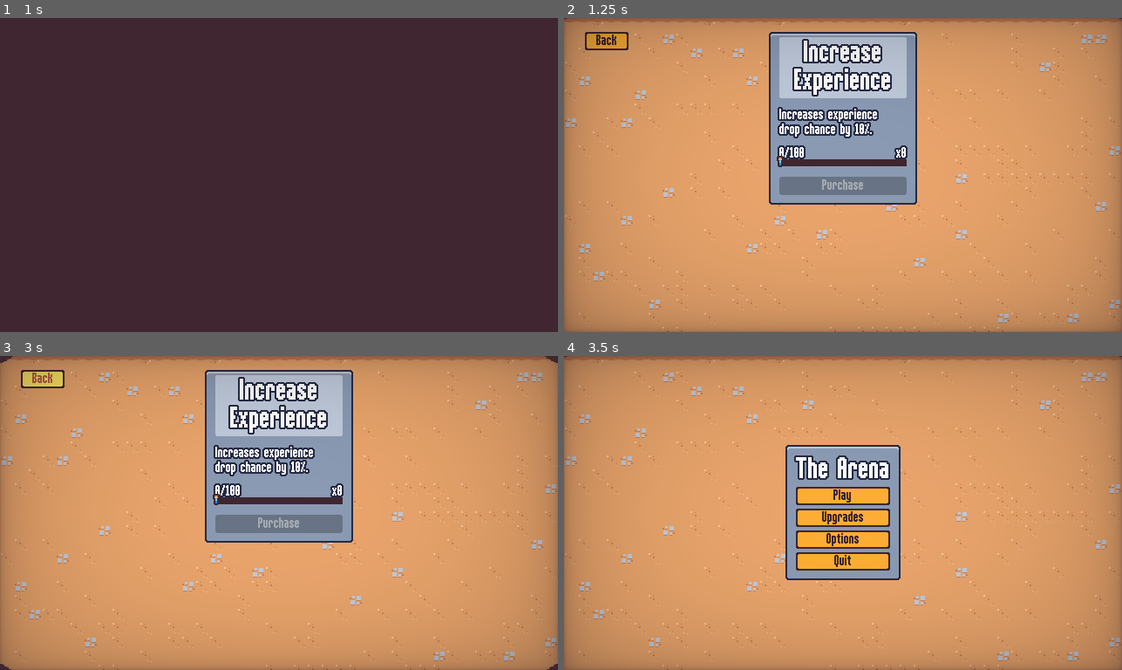
Above: before the commit, frames 1-4 (two rows, left to right).
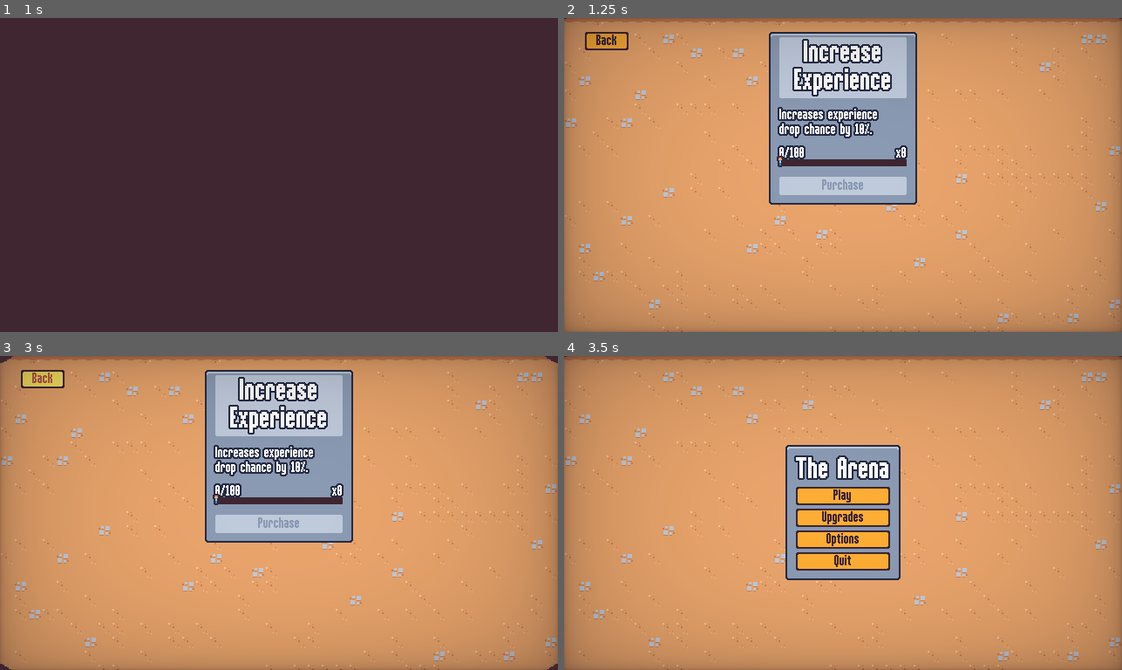
Above: after the commit, the same moments.

Repository: rafariossaa/godot_2d_survival_tutorial
Game: Godot game, scene res://scenes/ui/main_menu.tscn
The game is run twice, just before and just after one commit, with the same random seed, the same clock (stepped at 60 frames per second) and the same inputs.
Inputs (mouse positions are in pixels of both pictures, inside the frame that each line leads up to):
- Up to frame 1 (1 s): click "Upgrades" at 0.5 s
- Up to frame 2 (1.25 s): no input
- Up to frame 3 (3 s): move the mouse to (279, 456) at 1.27 s; press the mouse at (279, 456) at 1.28 s; hold Right (move_right) 1.28-2.03 s; tap Enter at 2 s; move the mouse to (167, 528) at 2.02 s; release the mouse at (167, 528) at 2.03 s; hold Down (move_down) 2.03-2.75 s; click (167, 528) at 2.1 s; click "Back" at 2.75 s
- Up to frame 4 (3.5 s): no input

Frame 1 is identical in both runs. In frame 2, 1.3% of the frame differs, in the area x 38-62%, y 50-57%; in frame 3, 1.3%; in frame 4, nothing differs.

Commit message:
Lesson 72- Adding a ScrollContainer to the meta upgrade screen

Diff:
--- a/resources/theme/theme.tres
+++ b/resources/theme/theme.tres
@@ -8,6 +8,14 @@
 content_margin_top = 4.0
 content_margin_right = 4.0
 content_margin_bottom = 4.0
+texture = ExtResource("1_1a6dm")
+texture_margin_left = 1.0
+texture_margin_top = 1.0
+texture_margin_right = 1.0
+texture_margin_bottom = 1.0
+region_rect = Rect2(18, 2, 12, 12)
+
+[sub_resource type="StyleBoxTexture" id="StyleBoxTexture_paof2"]
 texture = ExtResource("1_1a6dm")
 texture_margin_left = 1.0
 texture_margin_top = 1.0
@@ -81,6 +89,37 @@
 [sub_resource type="StyleBoxFlat" id="StyleBoxFlat_egbje"]
 bg_color = Color(0.247059, 0.14902, 0.192157, 1)
 
+[sub_resource type="StyleBoxFlat" id="StyleBoxFlat_kkgkq"]
+bg_color = Color(0.996078, 0.682353, 0.203922, 1)
+border_width_left = 2
+border_width_top = 2
+border_width_right = 2
+border_width_bottom = 2
+border_color = Color(0.8, 0.8, 0.8, 0)
+
+[sub_resource type="StyleBoxFlat" id="StyleBoxFlat_4bwhs"]
+bg_color = Color(0.996078, 0.682353, 0.203922, 1)
+border_width_left = 2
+border_width_top = 2
+border_width_right = 2
+border_width_bottom = 2
+border_color = Color(0.8, 0.8, 0.8, 0)
+
+[sub_resource type="StyleBoxFlat" id="StyleBoxFlat_sgpnk"]
+bg_color = Color(0.996078, 0.682353, 0.203922, 1)
+border_width_left = 2
+border_width_top = 2
+border_width_right = 2
+border_width_bottom = 2
+border_color = Color(0.8, 0.8, 0.8, 0)
+
+[sub_resource type="StyleBoxFlat" id="StyleBoxFlat_5iyce"]
+content_margin_left = 4.0
+content_margin_top = 0.0
+content_margin_right = 4.0
+content_margin_bottom = 0.0
+bg_color = Color(0.247059, 0.14902, 0.192157, 1)
+
 [resource]
 default_font = ExtResource("1_psfjp")
 default_font_size = 16
@@ -93,9 +132,11 @@
 BlueOutlineLabel/constants/shadow_offset_x = 0
 BlueOutlineLabel/constants/shadow_offset_y = 0
 Button/colors/font_color = Color(0.247059, 0.14902, 0.192157, 1)
+Button/colors/font_disabled_color = Color(0.545098, 0.607843, 0.705882, 1)
 Button/colors/font_focus_color = Color(0.247059, 0.14902, 0.192157, 1)
 Button/colors/font_hover_color = Color(0.741176, 0.360784, 0.290196, 1)
 Button/colors/font_pressed_color = Color(0.247059, 0.14902, 0.192157, 1)
+Button/styles/disabled = SubResource("StyleBoxTexture_paof2")
 Button/styles/focus = SubResource("StyleBoxEmpty_jopb3")
 Button/styles/hover = SubResource("StyleBoxTexture_k5lut")
 Button/styles/normal = SubResource("StyleBoxTexture_yoj8y")
@@ -108,3 +149,7 @@
 Label/constants/line_spacing = 2
 PanelContainer/styles/panel = SubResource("StyleBoxTexture_di0xn")
 ProgressBar/styles/background = SubResource("StyleBoxFlat_egbje")
+VScrollBar/styles/grabber = SubResource("StyleBoxFlat_kkgkq")
+VScrollBar/styles/grabber_highlight = SubResource("StyleBoxFlat_4bwhs")
+VScrollBar/styles/grabber_pressed = SubResource("StyleBoxFlat_sgpnk")
+VScrollBar/styles/scroll = SubResource("StyleBoxFlat_5iyce")
--- a/scenes/ui/meta_menu.tscn
+++ b/scenes/ui/meta_menu.tscn
@@ -15,23 +15,40 @@
 format = 2
 layer_0/tile_data = PackedInt32Array(1572907, 0, 4, 1507371, 65536, 4, 1441835, 0, 4, 1376299, 0, 4, 1310763, 0, 4, 124 …(77901 unchanged characters)…
 
+[node name="ScrollContainer" type="ScrollContainer" parent="."]
+anchors_preset = 15
+anchor_right = 1.0
+anchor_bottom = 1.0
+grow_horizontal = 2
+grow_vertical = 2
+
+[node name="MarginContainer" type="MarginContainer" parent="ScrollContainer"]
+layout_mode = 2
+size_flags_horizontal = 3
+theme_override_constants/margin_left = 24
+theme_override_constants/margin_top = 16
+theme_override_constants/margin_right = 24
+theme_override_constants/margin_bottom = 16
+
+[node name="GridContainer" type="GridContainer" parent="ScrollContainer/MarginContainer"]
+unique_name_in_owner = true
+layout_mode = 2
+size_flags_horizontal = 6
+theme_override_constants/h_separation = 16
+theme_override_constants/v_separation = 16
+columns = 2
+
 [node name="MarginContainer" type="MarginContainer" parent="."]
 anchors_preset = 15
 anchor_right = 1.0
 anchor_bottom = 1.0
 grow_horizontal = 2
 grow_vertical = 2
+size_flags_horizontal = 3
 theme_override_constants/margin_left = 24
 theme_override_constants/margin_top = 16
 theme_override_constants/margin_right = 24
 theme_override_constants/margin_bottom = 16
-
-[node name="GridContainer" type="GridContainer" parent="MarginContainer"]
-unique_name_in_owner = true
-layout_mode = 2
-size_flags_horizontal = 4
-theme_override_constants/h_separation = 16
-columns = 3
 
 [node name="BackButton" type="Button" parent="MarginContainer"]
 unique_name_in_owner = true
Not shown: 1 places in resources/theme/theme.tres that only renumber resources
